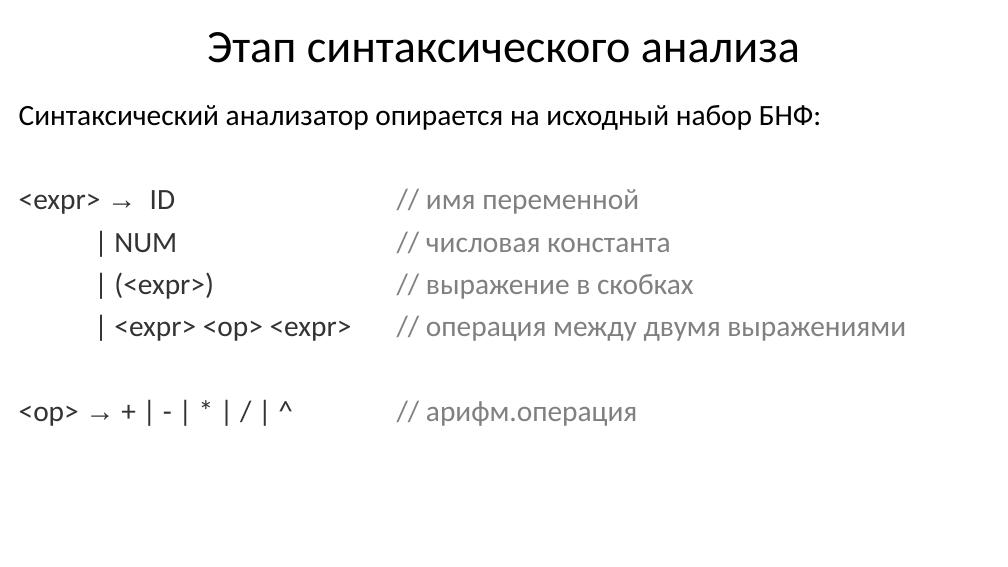
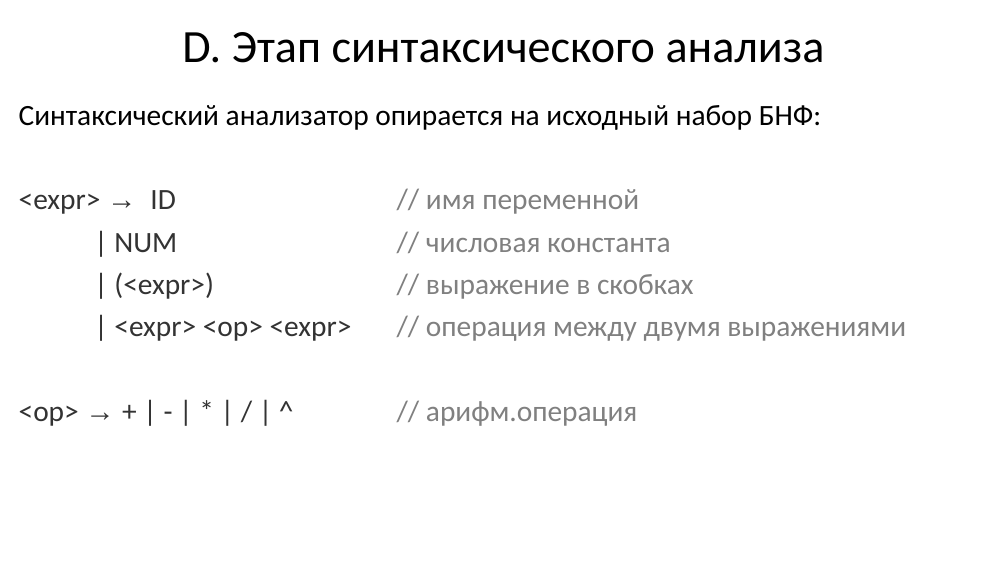
Before and after one commit to goddamnteam/korzun, a slide deck: slide 14 of task3.pptx. Drawn at 1008x567 pixels with LibreOffice and Linux fonts; fonts in the diff are those of the drawing. Boxes give left, top, right and bottom in pixels: in the first picture for what was removed or moved away, otherwise in the second. Text is boxed around its words. In the diff, an @@ line names an element or a change of style, - is before the commit and + after.

```diff
--- a/task3.pptx
+++ b/task3.pptx
@@ title at (182,32,825,63): text changed @@
-Этап синтаксического анализа
+D. Этап синтаксического анализа
```
Also in this commit, not shown: 14 other slides changed.
